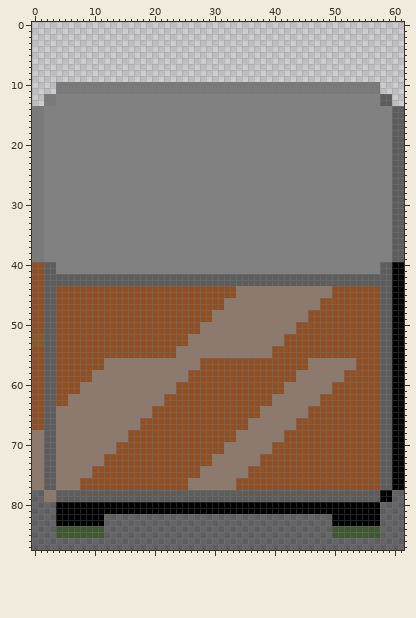
Two states of a sprite sheet, src/main/resources/assets/textures/cabinet.png. The first picture shows the starting point.
The file is 62x88 pixels.
Now the later version:
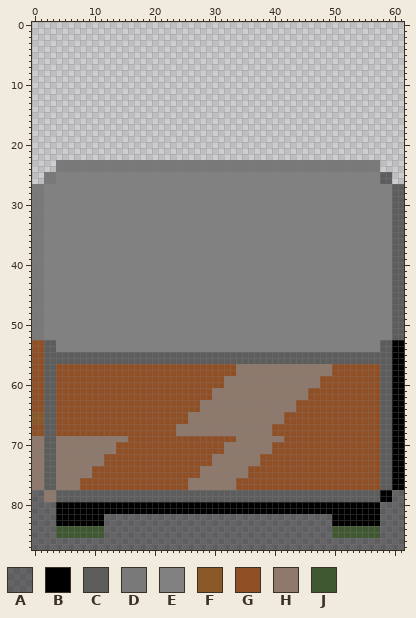
Palette (. is transparent): A #00000081  B #000000  C #5d5d5d  D #797979  E #818181  F #8b5827  G #914f25  H #8e796c  J #405832
What changed:
Changed rows in their new state; - is an unchanged pixel.
first column x 0:
10 ----......................................................----
11 ----......................................................----
12 --..........................................................--
13 --..........................................................--
14 ..............................................................
15 ..............................................................
16 ..............................................................
17 ..............................................................
18 ..............................................................
19 ..............................................................
20 ..............................................................
21 ..............................................................
22 ..............................................................
23 ....DDDDDDDDDDDDDDDDDDDDDDDDDDDDDDDDDDDDDDDDDDDDDDDDDDDDDD....
24 ....DDDDDDDDDDDDDDDDDDDDDDDDDDDDDDDDDDDDDDDDDDDDDDDDDDDDDD....
25 ..DD------------------------------------------------------CC..
26 ..DD------------------------------------------------------CC..
first column x 0:
40 DDEE------------------------------------------------------EECC
41 DDEE------------------------------------------------------EECC
42 DDEEEEEEEEEEEEEEEEEEEEEEEEEEEEEEEEEEEEEEEEEEEEEEEEEEEEEEEEEECC
43 DDEEEEEEEEEEEEEEEEEEEEEEEEEEEEEEEEEEEEEEEEEEEEEEEEEEEEEEEEEECC
44 DDEEEEEEEEEEEEEEEEEEEEEEEEEEEEEEEEEEEEEEEEEEEEEEEEEEEEEEEEEECC
45 DDEEEEEEEEEEEEEEEEEEEEEEEEEEEEEEEEEEEEEEEEEEEEEEEEEEEEEEEEEECC
46 DDEEEEEEEEEEEEEEEEEEEEEEEEEEEEEEEEEEEEEEEEEEEEEEEEEEEEEEEEEECC
47 DDEEEEEEEEEEEEEEEEEEEEEEEEEEEEEEEEEEEEEEEEEEEEEEEEEEEEEEEEEECC
48 DDEEEEEEEEEEEEEEEEEEEEEEEEEEEEEEEEEEEEEEEEEEEEEEEEEEEEEEEEEECC
49 DDEEEEEEEEEEEEEEEEEEEEEEEEEEEEEEEEEEEEEEEEEEEEEEEEEEEEEEEEEECC
50 DDEEEEEEEEEEEEEEEEEEEEEEEEEEEEEEEEEEEEEEEEEEEEEEEEEEEEEEEEEECC
51 DDEEEEEEEEEEEEEEEEEEEEEEEEEEEEEEEEEEEEEEEEEEEEEEEEEEEEEEEEEECC
52 DDEEEEEEEEEEEEEEEEEEEEEEEEEEEEEEEEEEEEEEEEEEEEEEEEEEEEEEEEEECC
53 GG--EEEEEEEEEEEEEEEEEEEEEEEEEEEEEEEEEEEEEEEEEEEEEEEEEEEEEE----
54 ----EEEEEEEEEEEEEEEEEEEEEEEEEEEEEEEEEEEEEEEEEEEEEEEEEEEEEE----
55 ----CCCCCCCCCCCCCCCCCCCCCCCCCCCCCCCCCCCCCCCCCCCCCCCCCCCCCC----
56 ----CCCCCCCCCCCCCCCCCCCCCCCCCCCCCCCCCCCCCCCCCCCCCCCCCCCCCC----
57 ------------GGGGGGGGGGGGGGGG------HHHHHHHHHHHH----GGGG--------
58 ----------GGGGGGGGGGGGGGGG--------HHHHHHHHHH------GG----------
59 ----------GGGGGGGGGGGGGGGG------HHHHHHHHHHHH----GGGG----------
60 --------GGGGGGGGGGGGGGGG--------HHHHHHHHHH------GG------------
61 --------GGGGGGGGGGGGGGGG------HHHHHHHHHHHH----GGGG------------
62 ------GGGGGGGGGGGGGGGG--------HHHHHHHHHH------GG--------------
63 ------GGGGGGGGGGGGGGGG------HHHHHHHHHHHH----GGGG--------------
64 ----GGGGGGGGGGGGGGGG--------HHHHHHHHHH------GG----------------
65 FF--GGGGGGGGGGGGGGGG------HHHHHHHHHHHH----GGGG----------------
66 FF--GGGGGGGGGGGGGG--------HHHHHHHHHH------GG------------------
67 ----GGGGGGGGGGGGGG------HHHHHHHHHHHH----GGGG------------------
68 GG--GGGGGGGGGGGG--------HHHHHHHHHH------GG--------------------
Pixel boxes of the changes (left, top, right, bottom) in both pictures:
changed: (32, 82, 404, 184)
changed: (32, 262, 404, 436)
